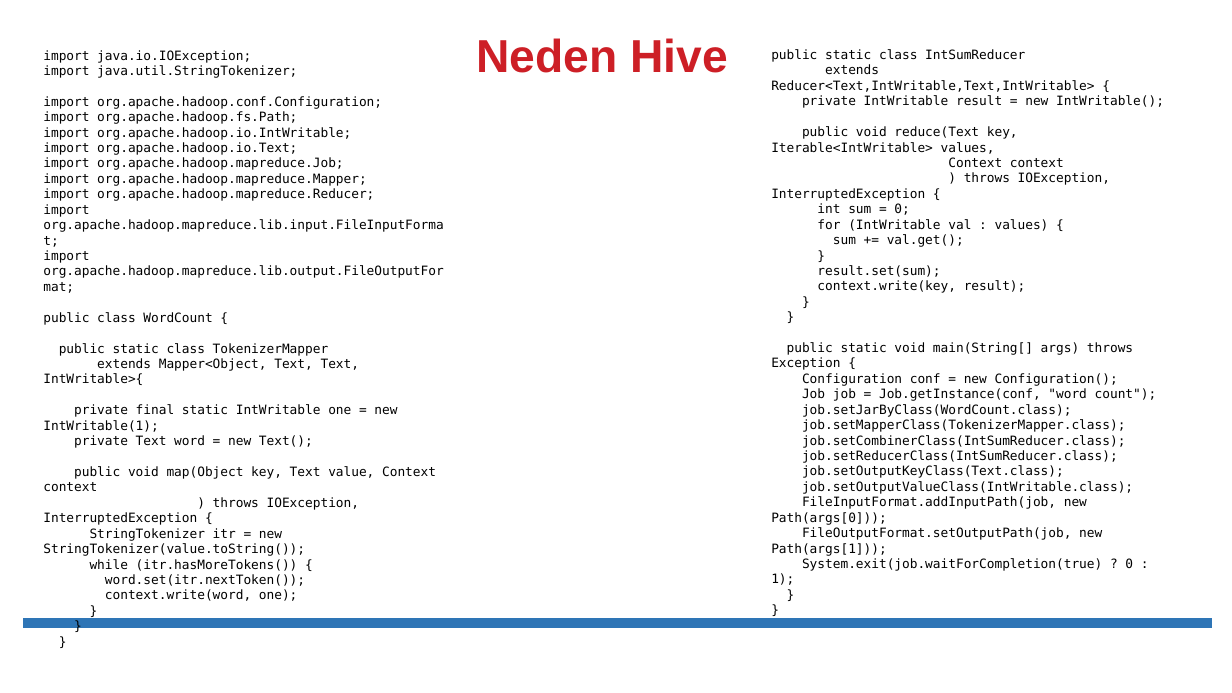
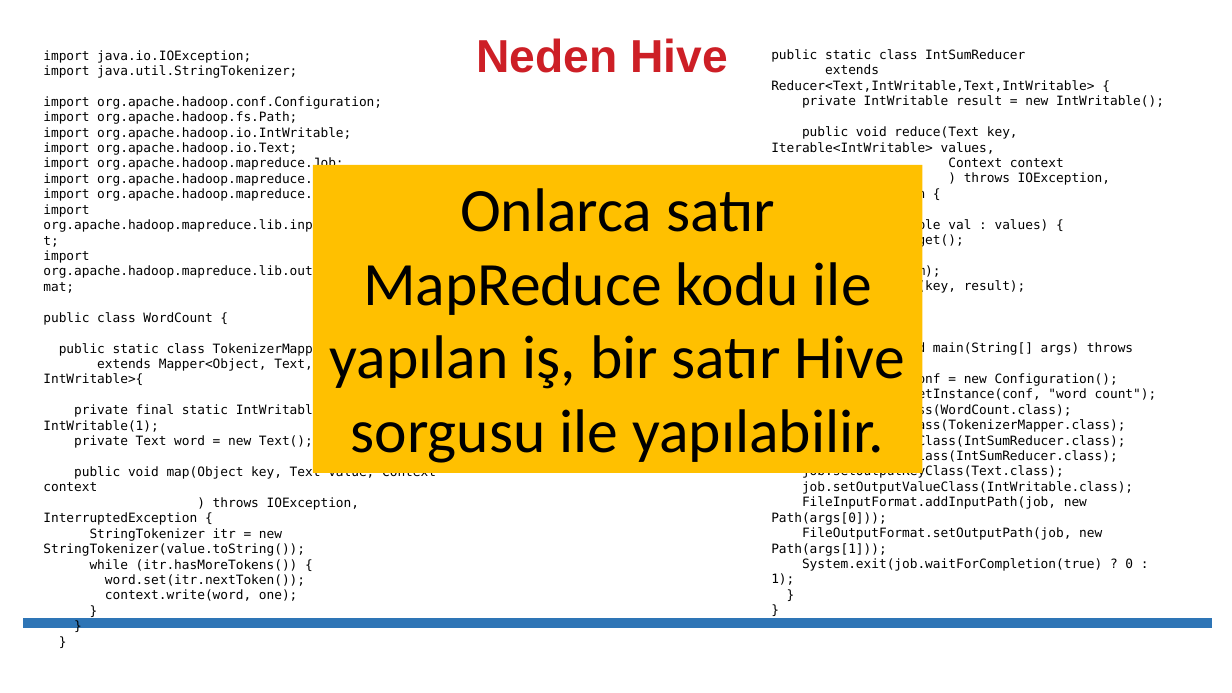
Before and after one commit to cengaarslan/hadoop-big-data, a slide deck: slide 2 of 04-Buyuk-Veri-Sorgulama/01_apache_hive_teori.pptx. Drawn at 1232x693 pixels with LibreOffice and Linux fonts; fonts in the diff are those of the drawing. Boxes give left, top, right and bottom in pixels: in the first picture for what was removed or moved away, otherwise in the second. Text is boxed around its words. In the diff, an @@ line names an element or a change of style, - is before the commit and + after.

Commit message:
hive uygulama notları eklendi

```diff
--- a/04-Buyuk-Veri-Sorgulama/01_apache_hive_teori.pptx
+++ b/04-Buyuk-Veri-Sorgulama/01_apache_hive_teori.pptx
@@ rectangle added at <box>313,165,923,473</box>, fill #FFC000, 48 pt, text #000000 @@
+Onlarca satır MapReduce kodu ile yapılan iş, bir satır Hive sorgusu ile yapılabilir.
```
Also in this commit, not shown: 1 other slide changed, 2 slides added, 6 other files.
